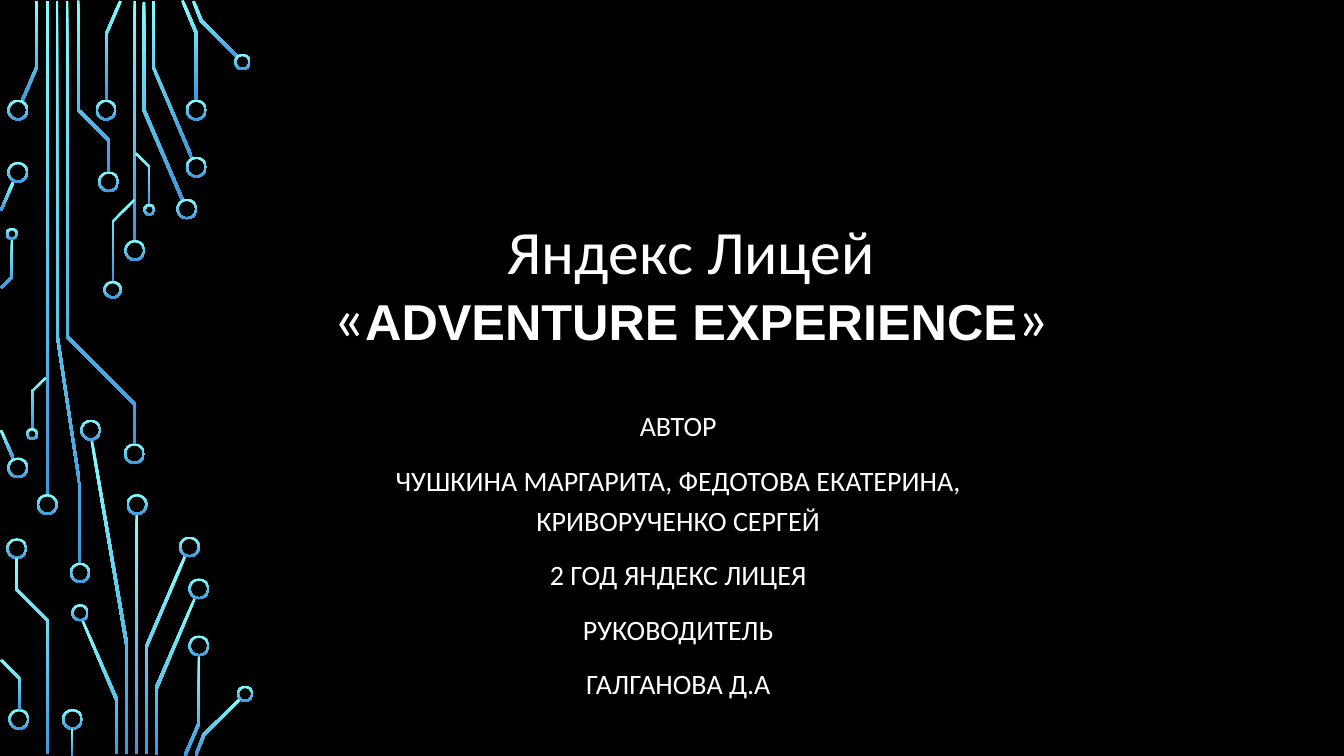
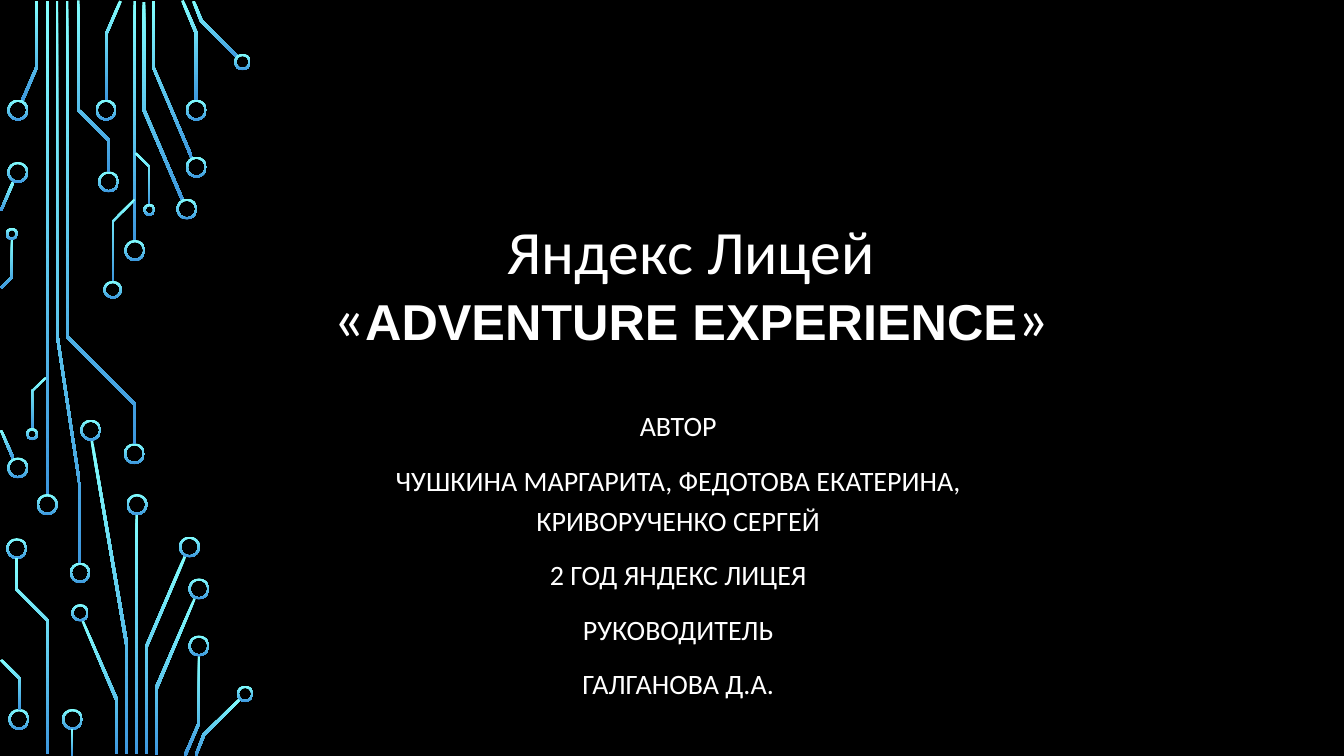
Before and after one commit to AZEN-SGG/PyGameProject, a slide deck: slide 1 of Презентация по проекту.pptx. Drawn at 1344x756 pixels with LibreOffice and Linux fonts; fonts in the diff are those of the drawing; background and template pictures are left out. Boxes give left, top, right and bottom in pixels: in the first picture for what was removed or moved away, otherwise in the second. Text is boxed around its words. In the diff, an @@ line names an element or a change of style, - is before the commit and + after.

```diff
--- a/Презентация по проекту.pptx
+++ b/Презентация по проекту.pptx
@@ subtitle at box(582, 675, 774, 699): text changed @@
-ГАЛГАНОВА Д.А
+ГАЛГАНОВА Д.А.
```
Also in this commit, not shown: 1 other slide changed.
